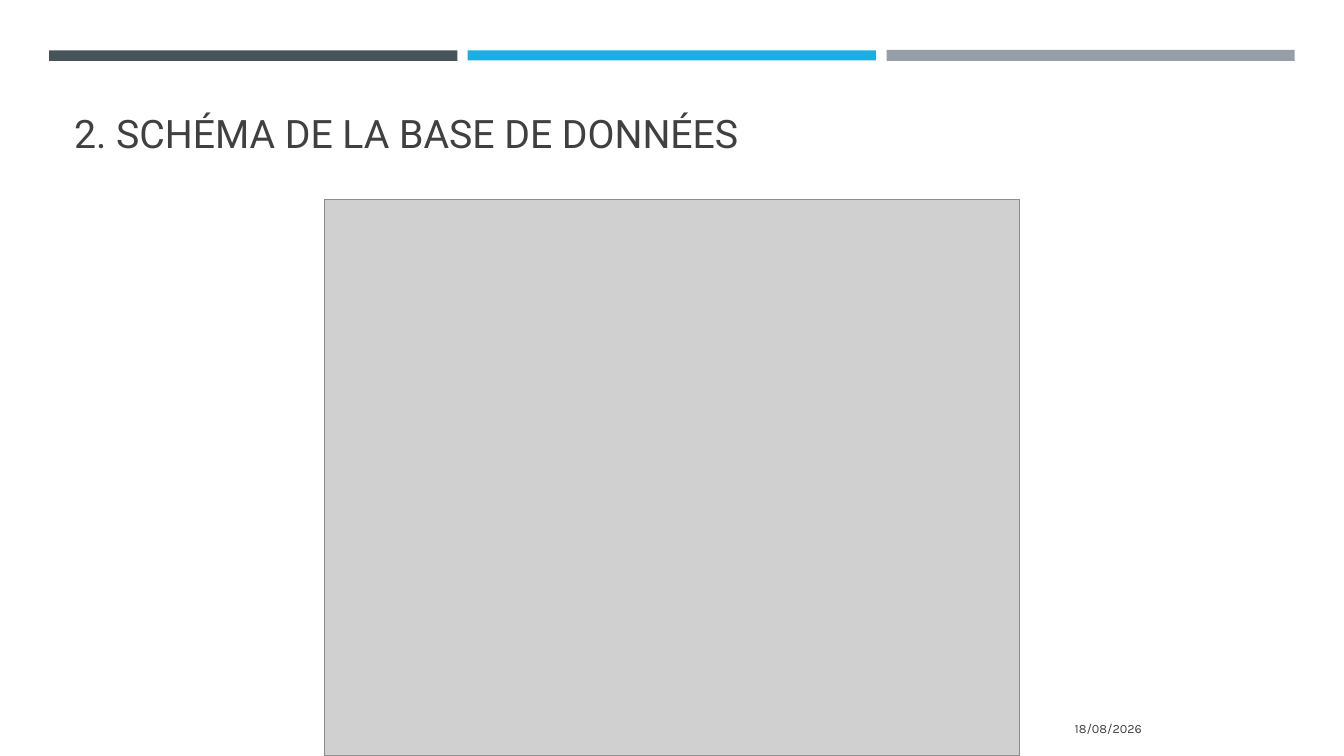
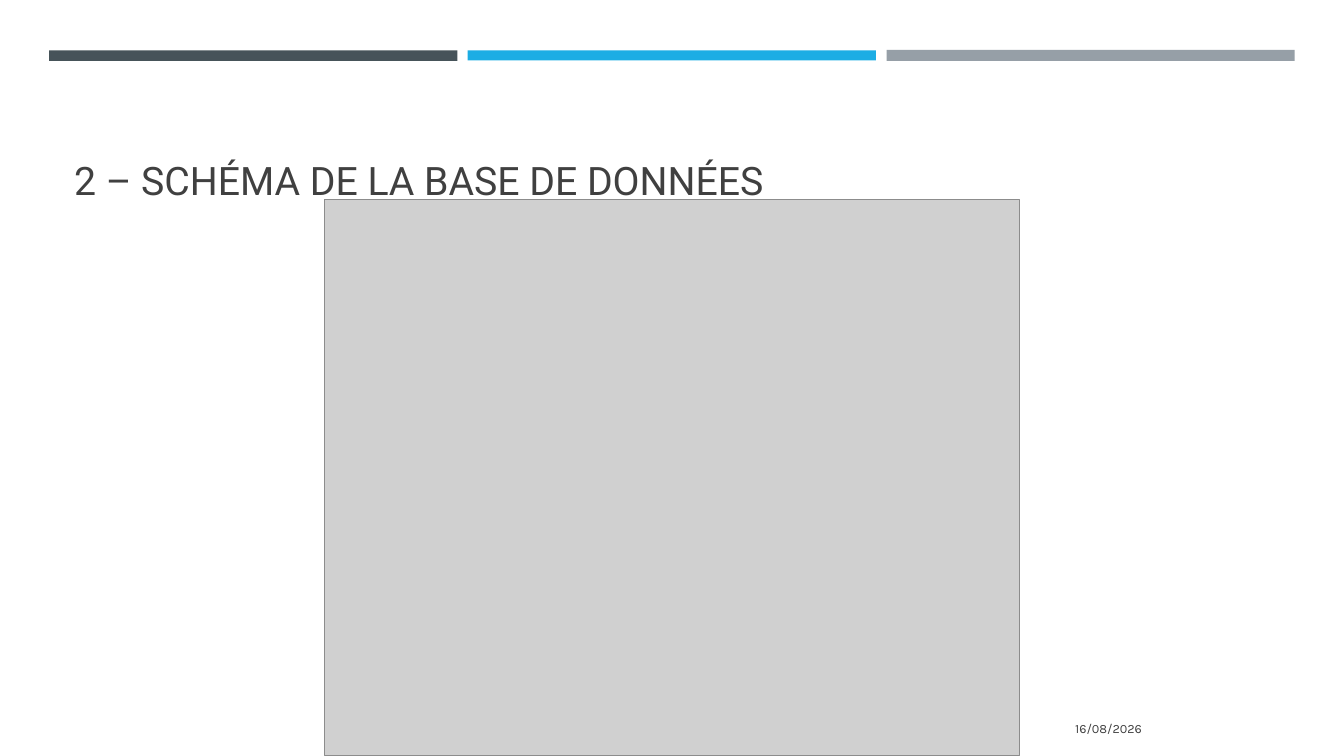
Before and after one commit to Sebules/Project_8_OpenClassrooms_Data_Engineer, a slide deck: slide 4 of ulesie_sebastien_2_presentation_082026.pptx. Drawn at 1344x756 pixels with LibreOffice and Linux fonts; fonts in the diff are those of the drawing; grey boxes stand for pictures. Boxes give left, top, right and bottom in pixels: in the first picture for what was removed or moved away, otherwise in the second. Text is boxed around its words. In the diff, an @@ line names an element or a change of style, - is before the commit and + after.

```diff
--- a/ulesie_sebastien_2_presentation_082026.pptx
+++ b/ulesie_sebastien_2_presentation_082026.pptx
@@ title at bbox=[74, 159, 763, 205]: text changed @@
-2. SCHÉMA DE LA BASE DE DONNÉES
+2 – SCHÉMA DE LA BASE DE DONNÉES
@@ text at bbox=[1075, 724, 1142, 734]: text changed @@
-18/08/2026
+16/08/2026
```
Also in this commit, not shown: 10 other slides changed, 3 slides added, 9 slides removed.
